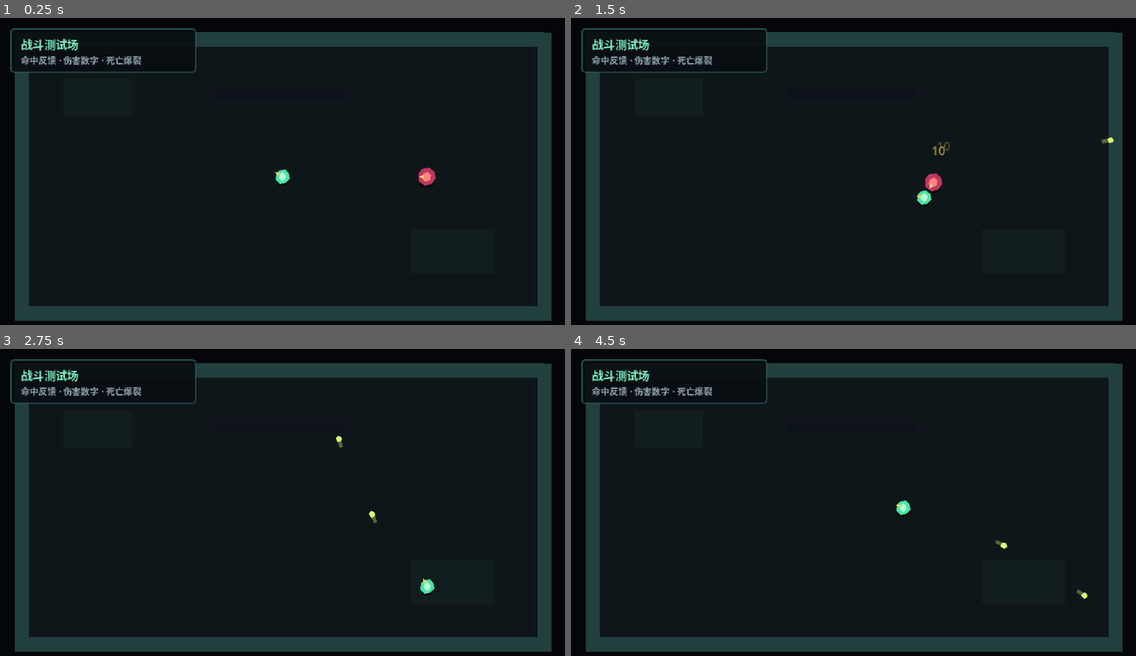
Above: before the commit, frames 1-4 (two rows, left to right).
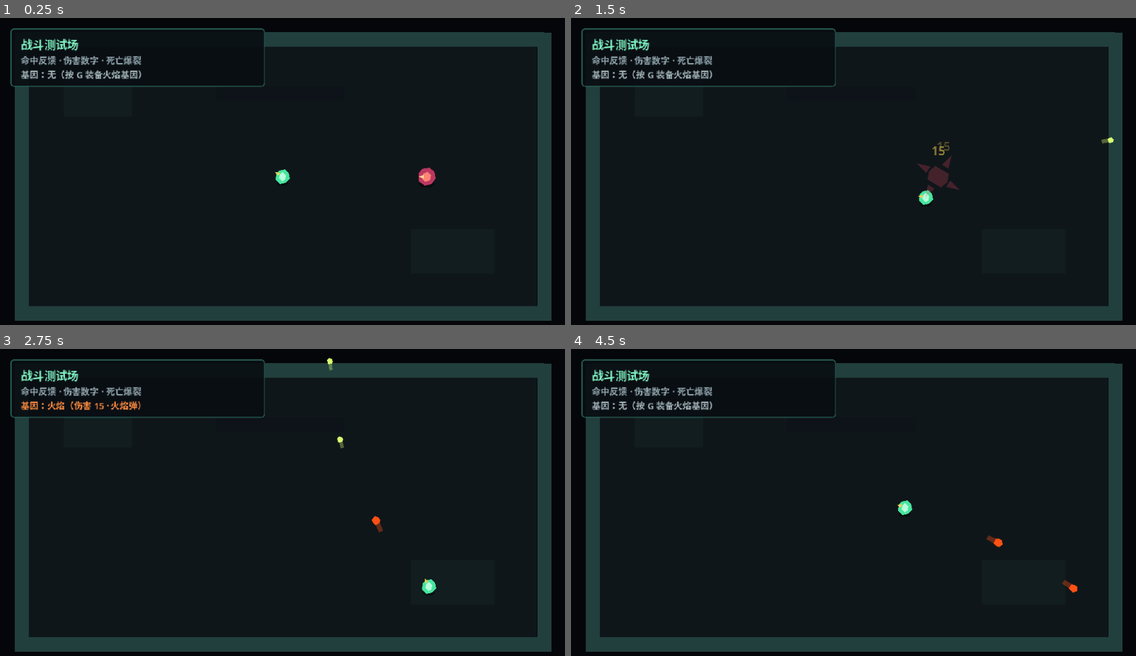
Above: after the commit, the same moments.

Repository: LIJUNCAN1/-Roguelike
Game: Godot game, scene res://scenes/main/main.tscn
The game is run twice, just before and just after one commit, with the same random seed, the same clock (stepped at 60 frames per second) and the same inputs.
Inputs (mouse positions are in pixels of both pictures, inside the frame that each line leads up to):
- Up to frame 1 (0.25 s): no input
- Up to frame 2 (1.5 s): move the mouse to (977, 159) at 0.52 s; press the mouse at (977, 159) at 0.53 s; hold D (move_right) 0.53-1.28 s; tap G (toggle_test_gene, bound only after the commit) at 0.8, 1.35 s; move the mouse to (740, 192) at 1.27 s; release the mouse at (740, 192) at 1.28 s; hold S (move_down) from 1.28 s (still down)
- Up to frame 3 (2.75 s): click (169, 523) at 1.55 s; move the mouse to (339, 438) at 2.02 s; release S (move_down) at 2.03 s; press the mouse at (339, 438) at 2.03 s; hold D (move_right) from 2.03 s (still down); tap G (toggle_test_gene, bound only after the commit) at 2.3 s
- Up to frame 4 (4.5 s): move the mouse to (825, 570) at 2.77 s; release D (move_right) at 2.78 s; release the mouse at (825, 570) at 2.78 s; hold W (move_up) 2.78-3.53 s; tap G (toggle_test_gene, bound only after the commit) at 2.85, 3.8, 4.35 s; click (825, 570) at 3.05 s; move the mouse to (1023, 554) at 3.52 s; press the mouse at (1023, 554) at 3.53 s; hold A (move_left) from 3.53 s (still down); move the mouse to (684, 459) at 4.27 s; release the mouse at (684, 459) at 4.28 s

The runs differ from the first frame. In frame 1, 1.4% of the frame differs, in the area x 1-47%, y 3-23%; in frame 2, 1.8%, in the area x 1-69%, y 3-62%; in frame 3, 1.6%; in frame 4, 1.7%.

Commit message:
feat: add data-driven gene effect pipeline

Diff:
--- /dev/null
+++ b/data/genes/effects/fire_projectile_effect.tres
@@ -0,0 +1,12 @@
+[gd_resource type="Resource" script_class="ProjectileStatGeneEffect" load_steps=2 format=3]
+
+[ext_resource type="Script" path="res://scripts/genes/projectile_stat_gene_effect.gd" id="1_effect"]
+
+[resource]
+script = ExtResource("1_effect")
+attack_tag = &"fire"
+damage_multiplier = 1.5
+speed_multiplier = 0.9
+radius_multiplier = 1.35
+override_color = true
+projectile_color = Color(1, 0.32, 0.08, 1)
--- /dev/null
+++ b/data/genes/fire_gene.tres
@@ -0,0 +1,12 @@
+[gd_resource type="Resource" script_class="GeneData" load_steps=4 format=3]
+
+[ext_resource type="Script" path="res://scripts/genes/gene_data.gd" id="1_gene_data"]
+[ext_resource type="Script" path="res://scripts/genes/gene_effect.gd" id="2_gene_effect"]
+[ext_resource type="Resource" path="res://data/genes/effects/fire_projectile_effect.tres" id="3_fire_effect"]
+
+[resource]
+script = ExtResource("1_gene_data")
+id = &"fire"
+display_name = "火焰基因"
+description = "普通攻击转化为更大、更慢、伤害更高的火焰弹。"
+effects = Array[ExtResource("2_gene_effect")]([ExtResource("3_fire_effect")])
--- a/data/weapons/basic_weapon.tres
+++ b/data/weapons/basic_weapon.tres
@@ -1,10 +1,12 @@
-[gd_resource type="Resource" script_class="WeaponData" load_steps=3 format=3]
+[gd_resource type="Resource" script_class="WeaponData" load_steps=4 format=3]
 
 [ext_resource type="Script" path="res://scripts/combat/weapon_data.gd" id="1_weapon_data"]
 [ext_resource type="PackedScene" path="res://scenes/combat/basic_projectile.tscn" id="2_projectile_scene"]
+[ext_resource type="Resource" path="res://data/projectiles/basic_projectile.tres" id="3_projectile_data"]
 
 [resource]
 script = ExtResource("1_weapon_data")
 projectile_scene = ExtResource("2_projectile_scene")
+projectile_data = ExtResource("3_projectile_data")
 fire_cooldown = 0.22
 muzzle_distance = 12.0
--- a/project.godot
+++ b/project.godot
@@ -51,6 +51,10 @@
 "events": [Object(InputEventMouseButton,"resource_local_to_scene":false,"resource_name":"","device":32,"window_id":0,"a …(253 unchanged characters)…
 ]
 }
+toggle_test_gene={
+"deadzone": 0.2,
+"events": [Object(InputEventKey,"physical_keycode":71)]
+}
 
 [physics]
 
--- a/scenes/main/main.tscn
+++ b/scenes/main/main.tscn
@@ -1,7 +1,9 @@
-[gd_scene load_steps=7 format=3]
+[gd_scene load_steps=9 format=3]
 
 [ext_resource type="PackedScene" path="res://scenes/player/player.tscn" id="1_player"]
 [ext_resource type="PackedScene" path="res://scenes/enemies/test_chaser.tscn" id="2_enemy"]
+[ext_resource type="Script" path="res://scripts/genes/gene_test_harness.gd" id="3_gene_test"]
+[ext_resource type="Resource" path="res://data/genes/fire_gene.tres" id="4_fire_gene"]
 
 [sub_resource type="RectangleShape2D" id="RectangleShape2D_horizontal"]
 size = Vector2(576, 16)
@@ -22,6 +24,12 @@
 corner_radius_bottom_left = 3
 
 [node name="Main" type="Node2D"]
+
+[node name="GeneTestHarness" type="Node" parent="."]
+script = ExtResource("3_gene_test")
+test_gene = ExtResource("4_fire_gene")
+gene_manager_path = NodePath("../World/Player/GeneManager")
+status_label_path = NodePath("../Interface/StagePanel/MarginContainer/Labels/GeneStatus")
 
 [node name="World" type="Node2D" parent="."]
 
@@ -105,8 +113,8 @@
 [node name="StagePanel" type="PanelContainer" parent="Interface"]
 offset_left = 12.0
 offset_top = 12.0
-offset_right = 222.0
-offset_bottom = 58.0
+offset_right = 300.0
+offset_bottom = 76.0
 theme_override_styles/panel = SubResource("StyleBoxFlat_panel")
 
 [node name="MarginContainer" type="MarginContainer" parent="Interface/StagePanel"]
@@ -127,3 +135,7 @@
 theme_override_colors/font_color = Color(0.58, 0.66, 0.69, 1)
 theme_override_font_sizes/font_size = 10
 text = "命中反馈 · 伤害数字 · 死亡爆裂"
+
+[node name="GeneStatus" type="Label" parent="Interface/StagePanel/MarginContainer/Labels"]
+theme_override_font_sizes/font_size = 10
+text = "基因：无（按 G 装备火焰基因）"
--- a/scenes/player/player.tscn
+++ b/scenes/player/player.tscn
@@ -1,10 +1,11 @@
-[gd_scene load_steps=7 format=3]
+[gd_scene load_steps=8 format=3]
 
 [ext_resource type="Script" path="res://scripts/actors/player_controller.gd" id="1_player_controller"]
 [ext_resource type="Script" path="res://scripts/actors/movement_component.gd" id="2_movement_component"]
 [ext_resource type="Resource" path="res://data/characters/original_life.tres" id="3_character_data"]
 [ext_resource type="Script" path="res://scripts/combat/weapon_component.gd" id="4_weapon_component"]
 [ext_resource type="Resource" path="res://data/weapons/basic_weapon.tres" id="5_weapon_data"]
+[ext_resource type="Script" path="res://scripts/genes/gene_manager.gd" id="6_gene_manager"]
 
 [sub_resource type="CircleShape2D" id="CircleShape2D_player"]
 radius = 7.0
@@ -18,9 +19,13 @@
 [node name="MovementComponent" type="Node" parent="."]
 script = ExtResource("2_movement_component")
 
+[node name="GeneManager" type="Node" parent="."]
+script = ExtResource("6_gene_manager")
+
 [node name="WeaponComponent" type="Node" parent="."]
 script = ExtResource("4_weapon_component")
 weapon_data = ExtResource("5_weapon_data")
+attack_modifier_path = NodePath("../GeneManager")
 
 [node name="Shadow" type="Polygon2D" parent="."]
 position = Vector2(0, 7)
--- a/scripts/combat/projectile.gd
+++ b/scripts/combat/projectile.gd
@@ -8,13 +8,21 @@
 @onready var collision_shape: CollisionShape2D = $CollisionShape2D
 
 var travel_direction: Vector2 = Vector2.RIGHT
+var attack_tags: Array[StringName] = []
 var alive_time: float = 0.0
 var hit_count: int = 0
 
 
-func setup(direction: Vector2) -> void:
+func setup(
+	direction: Vector2,
+	data_override: ProjectileData = null,
+	tags: Array[StringName] = []
+) -> void:
 	if not direction.is_zero_approx():
 		travel_direction = direction.normalized()
+	if data_override != null:
+		projectile_data = data_override
+	attack_tags.assign(tags)
 	rotation = travel_direction.angle()
 
 
--- a/scripts/combat/weapon_component.gd
+++ b/scripts/combat/weapon_component.gd
@@ -2,6 +2,11 @@
 extends Node
 
 @export var weapon_data: WeaponData
+@export_node_path("Node") var attack_modifier_path: NodePath
+
+@onready var attack_modifier: Node = get_node_or_null(
+	attack_modifier_path
+)
 
 var cooldown_remaining: float = 0.0
 
@@ -15,7 +20,11 @@
 	spawn_position: Vector2,
 	direction: Vector2
 ) -> Node2D:
-	if weapon_data == null or weapon_data.projectile_scene == null:
+	if (
+		weapon_data == null
+		or weapon_data.projectile_scene == null
+		or weapon_data.projectile_data == null
+	):
 		push_error("WeaponComponent requires valid WeaponData.")
 		return null
 
@@ -25,9 +34,35 @@
 	if cooldown_remaining > 0.0:
 		return null
 
-	var projectile := weapon_data.projectile_scene.instantiate() as Node2D
-	projectile.call("setup", direction)
-	projectile_parent.add_child(projectile)
-	projectile.global_position = spawn_position
+	var attack_context := AttackContext.new(
+		weapon_data.projectile_scene,
+		weapon_data.projectile_data,
+		direction
+	)
+	if (
+		attack_modifier != null
+		and attack_modifier.has_method("modify_attack")
+	):
+		attack_modifier.call("modify_attack", attack_context)
+
+	var first_projectile: Node2D
+	for projectile_direction in attack_context.directions:
+		var projectile := (
+			attack_context.projectile_scene.instantiate() as Node2D
+		)
+		projectile.call(
+			"setup",
+			projectile_direction,
+			attack_context.projectile_data,
+			attack_context.tags
+		)
+		projectile_parent.add_child(projectile)
+		projectile.global_position = spawn_position
+		if first_projectile == null:
+			first_projectile = projectile
+
+	if first_projectile == null:
+		return null
+
 	cooldown_remaining = weapon_data.fire_cooldown
-	return projectile
+	return first_projectile
--- a/scripts/combat/weapon_data.gd
+++ b/scripts/combat/weapon_data.gd
@@ -2,6 +2,7 @@
 extends Resource
 
 @export var projectile_scene: PackedScene
+@export var projectile_data: ProjectileData
 @export_range(0.01, 10.0, 0.01, "or_greater")
 var fire_cooldown: float = 0.22
 @export_range(0.0, 100.0, 1.0, "or_greater")
--- /dev/null
+++ b/scripts/genes/attack_context.gd
@@ -0,0 +1,27 @@
+class_name AttackContext
+extends RefCounted
+
+var projectile_scene: PackedScene
+var projectile_data: ProjectileData
+var directions: Array[Vector2] = []
+var tags: Array[StringName] = []
+
+
+func _init(
+	base_projectile_scene: PackedScene,
+	base_projectile_data: ProjectileData,
+	base_direction: Vector2
+) -> void:
+	projectile_scene = base_projectile_scene
+	projectile_data = base_projectile_data.duplicate(true) as ProjectileData
+	if not base_direction.is_zero_approx():
+		directions.append(base_direction.normalized())
+
+
+func add_tag(tag: StringName) -> void:
+	if not tag.is_empty() and not tags.has(tag):
+		tags.append(tag)
+
+
+func has_tag(tag: StringName) -> bool:
+	return tags.has(tag)
--- /dev/null
+++ b/scripts/genes/gene_data.gd
@@ -0,0 +1,10 @@
+class_name GeneData
+extends Resource
+
+@export_group("Identity")
+@export var id: StringName
+@export var display_name: String
+@export_multiline var description: String
+
+@export_group("Effects")
+@export var effects: Array[GeneEffect] = []
--- /dev/null
+++ b/scripts/genes/gene_effect.gd
@@ -0,0 +1,6 @@
+class_name GeneEffect
+extends Resource
+
+
+func apply(_attack_context: AttackContext) -> void:
+	pass
--- /dev/null
+++ b/scripts/genes/gene_manager.gd
@@ -0,0 +1,45 @@
+class_name GeneManager
+extends Node
+
+signal genes_changed
+
+@export var starting_genes: Array[GeneData] = []
+
+var active_genes: Array[GeneData] = []
+
+
+func _ready() -> void:
+	for gene in starting_genes:
+		add_gene(gene)
+
+
+func add_gene(gene: GeneData) -> bool:
+	if gene == null or gene.id.is_empty() or has_gene(gene.id):
+		return false
+
+	active_genes.append(gene)
+	genes_changed.emit()
+	return true
+
+
+func remove_gene(gene_id: StringName) -> bool:
+	for index in active_genes.size():
+		if active_genes[index].id == gene_id:
+			active_genes.remove_at(index)
+			genes_changed.emit()
+			return true
+	return false
+
+
+func has_gene(gene_id: StringName) -> bool:
+	for gene in active_genes:
+		if gene.id == gene_id:
+			return true
+	return false
+
+
+func modify_attack(attack_context: AttackContext) -> void:
+	for gene in active_genes:
+		for effect in gene.effects:
+			if effect != null:
+				effect.apply(attack_context)
--- /dev/null
+++ b/scripts/genes/gene_test_harness.gd
@@ -0,0 +1,36 @@
+extends Node
+
+@export var test_gene: GeneData
+@export_node_path("Node") var gene_manager_path: NodePath
+@export_node_path("Label") var status_label_path: NodePath
+
+@onready var gene_manager: GeneManager = get_node(
+	gene_manager_path
+) as GeneManager
+@onready var status_label: Label = get_node(status_label_path) as Label
+
+
+func _ready() -> void:
+	gene_manager.genes_changed.connect(_update_status)
+	_update_status()
+
+
+func _unhandled_input(event: InputEvent) -> void:
+	if not event.is_action_pressed("toggle_test_gene"):
+		return
+
+	if gene_manager.has_gene(test_gene.id):
+		gene_manager.remove_gene(test_gene.id)
+	else:
+		gene_manager.add_gene(test_gene)
+
+	get_viewport().set_input_as_handled()
+
+
+func _update_status() -> void:
+	if gene_manager.has_gene(test_gene.id):
+		status_label.text = "基因：火焰（伤害 15 · 火焰弹）"
+		status_label.modulate = Color(1.0, 0.55, 0.25, 1.0)
+	else:
+		status_label.text = "基因：无（按 G 装备火焰基因）"
+		status_label.modulate = Color(0.65, 0.72, 0.74, 1.0)
--- /dev/null
+++ b/scripts/genes/projectile_stat_gene_effect.gd
@@ -0,0 +1,39 @@
+class_name ProjectileStatGeneEffect
+extends GeneEffect
+
+@export var attack_tag: StringName
+
+@export_group("Damage")
+@export_range(0.0, 100.0, 0.05, "or_greater")
+var damage_multiplier: float = 1.0
+@export_range(-100000.0, 100000.0, 1.0)
+var flat_damage: float = 0.0
+
+@export_group("Projectile")
+@export_range(0.0, 100.0, 0.05, "or_greater")
+var speed_multiplier: float = 1.0
+@export_range(0.1, 20.0, 0.05, "or_greater")
+var radius_multiplier: float = 1.0
+@export_range(0, 100, 1, "or_greater")
+var additional_hits: int = 0
+@export var override_color: bool = false
+@export var projectile_color: Color = Color.WHITE
+
+
+func apply(attack_context: AttackContext) -> void:
+	if attack_context == null or attack_context.projectile_data == null:
+		return
+
+	var projectile_data := attack_context.projectile_data
+	projectile_data.damage = maxf(
+		projectile_data.damage * damage_multiplier + flat_damage,
+		0.0
+	)
+	projectile_data.speed *= speed_multiplier
+	projectile_data.radius *= radius_multiplier
+	projectile_data.max_hits += additional_hits
+
+	if override_color:
+		projectile_data.color = projectile_color
+
+	attack_context.add_tag(attack_tag)
--- /dev/null
+++ b/tests/gene_system_smoke_test.gd
@@ -0,0 +1,92 @@
+extends SceneTree
+
+
+func _init() -> void:
+	call_deferred("_run")
+
+
+func _run() -> void:
+	var main_scene := load("res://scenes/main/main.tscn") as PackedScene
+	var fire_gene := load(
+		"res://data/genes/fire_gene.tres"
+	) as GeneData
+	var main := main_scene.instantiate()
+	root.add_child(main)
+	await physics_frame
+
+	var player := main.get_node("World/Player") as CharacterBody2D
+	var gene_manager := player.get_node("GeneManager") as GeneManager
+	var weapon_component := (
+		player.get_node("WeaponComponent") as WeaponComponent
+	)
+	var gene_status := main.get_node(
+		"Interface/StagePanel/MarginContainer/Labels/GeneStatus"
+	) as Label
+
+	player.aim_at(player.global_position + Vector2.UP * 100.0)
+	var base_projectile := player.fire() as Projectile
+	if base_projectile == null:
+		push_error("Base projectile was not created.")
+		quit(1)
+		return
+
+	if not is_equal_approx(base_projectile.projectile_data.damage, 10.0):
+		push_error("Base projectile damage changed before adding a gene.")
+		quit(1)
+		return
+
+	for _frame_index in 15:
+		await physics_frame
+
+	if not gene_manager.add_gene(fire_gene):
+		push_error("Fire gene could not be added.")
+		quit(1)
+		return
+
+	player.aim_at(player.global_position + Vector2.UP * 100.0)
+	var fire_projectile := player.fire() as Projectile
+	if fire_projectile == null:
+		push_error("Fire projectile was not created.")
+		quit(1)
+		return
+
+	if not is_equal_approx(fire_projectile.projectile_data.damage, 15.0):
+		push_error("Fire gene did not modify projectile damage.")
+		quit(1)
+		return
+
+	if not fire_projectile.attack_tags.has(&"fire"):
+		push_error("Fire gene did not add its attack tag.")
+		quit(1)
+		return
+
+	if fire_projectile.projectile_data.color != Color(1, 0.32, 0.08, 1):
+		push_error("Fire gene did not change projectile color.")
+		quit(1)
+		return
+
+	if not gene_status.text.contains("火焰"):
+		push_error("Gene status UI did not react to the manager signal.")
+		quit(1)
+		return
+
+	if not is_equal_approx(
+		weapon_component.weapon_data.projectile_data.damage,
+		10.0
+	):
+		push_error("Gene effect mutated the base weapon data.")
+		quit(1)
+		return
+
+	if not gene_manager.remove_gene(&"fire"):
+		push_error("Fire gene could not be removed.")
+		quit(1)
+		return
+
+	if not gene_status.text.contains("无"):
+		push_error("Gene status UI did not show the removed state.")
+		quit(1)
+		return
+
+	print("Gene system smoke test passed.")
+	quit()
Not shown, added: scripts/genes/attack_context.gd.uid
Not shown, added: scripts/genes/gene_data.gd.uid
Not shown, added: scripts/genes/gene_effect.gd.uid
Not shown, added: scripts/genes/gene_manager.gd.uid
Not shown, added: scripts/genes/gene_test_harness.gd.uid
Not shown, added: scripts/genes/projectile_stat_gene_effect.gd.uid
Not shown, added: tests/combat_feedback_smoke_test.gd.uid
